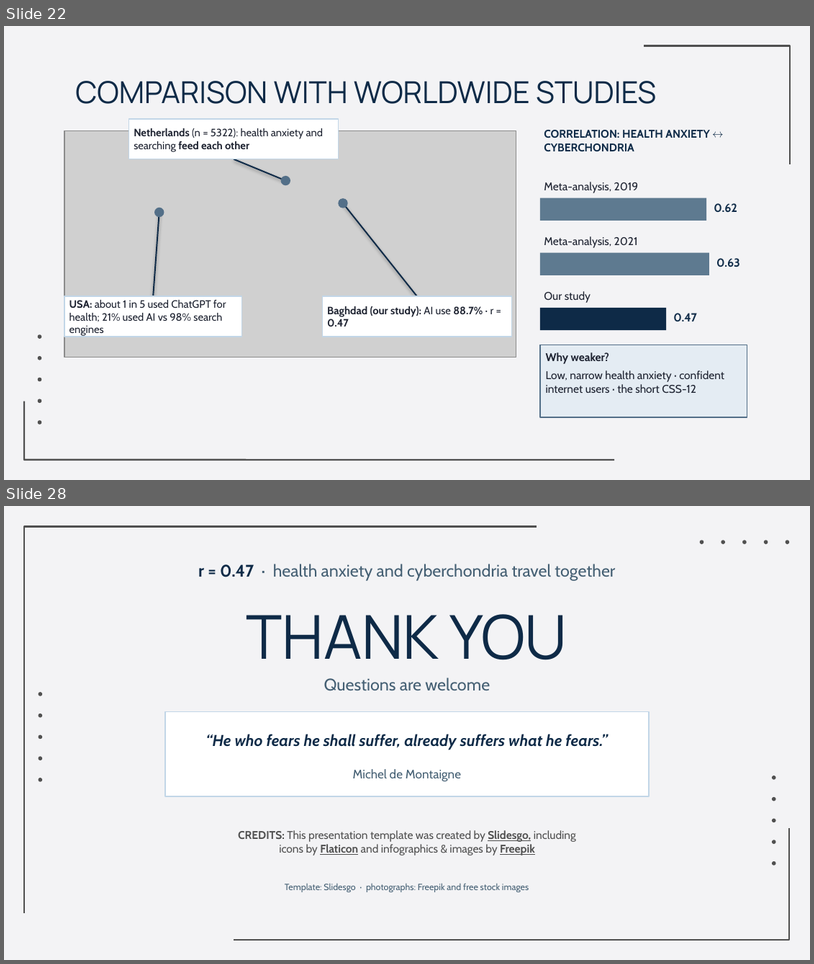
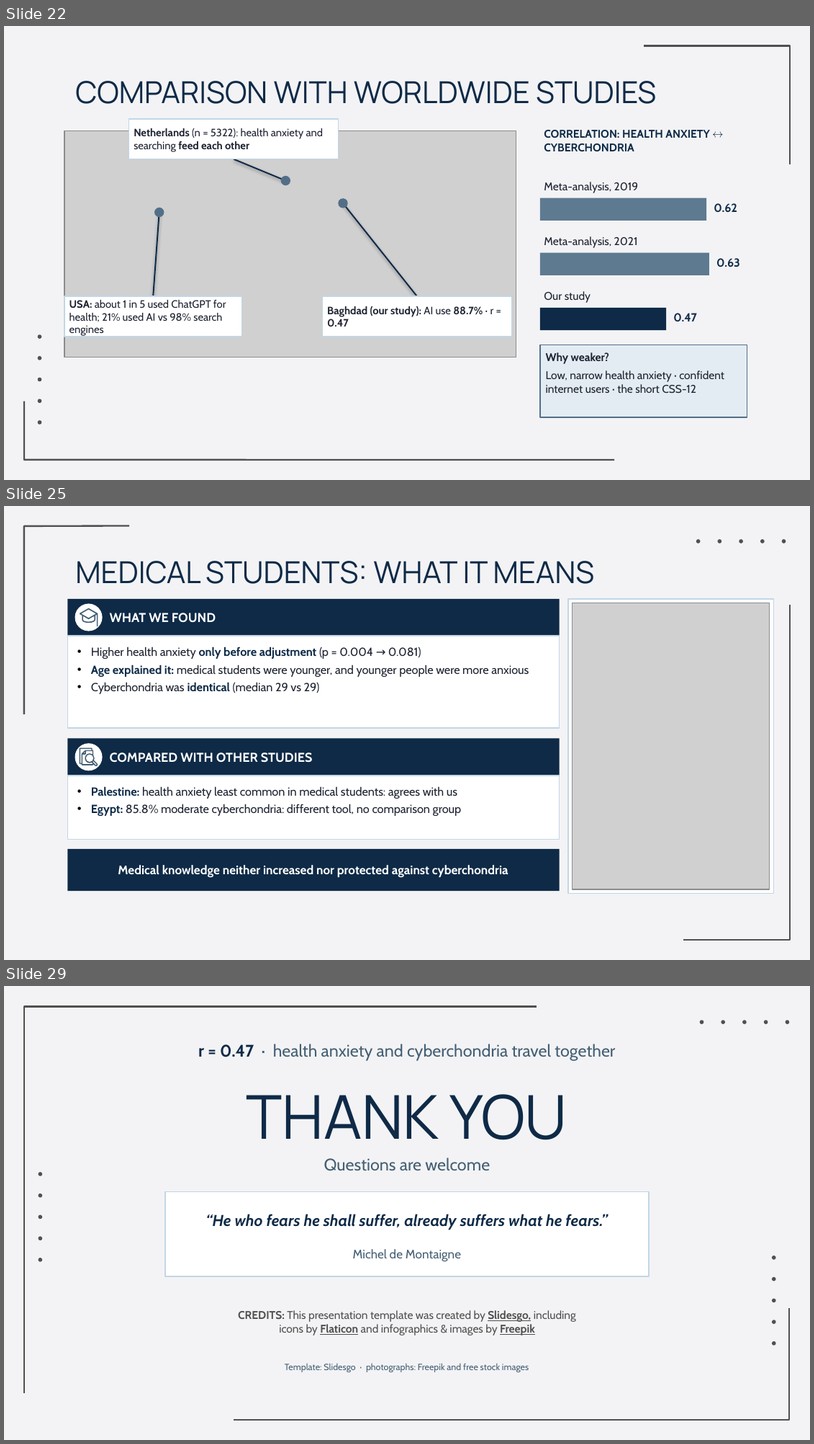
Before and after one commit to Yaseen279/History-Exam, a slide deck: research/output/study/slides/Defence_Final.pptx. Shown one above the other, each under a label of ours: slides 22 and 28 before the commit, slides 22, 25 and 29 after it; the slides between them are not shown. The pictures are 814x964 and 814x1444 pixels, drawn with LibreOffice and Linux fonts; fonts in the diff are those of the drawing; grey boxes stand for pictures; background and template pictures are left out. Boxes give left, top, right and bottom in pixels: in the first picture for what was removed or moved away, otherwise in the second. Text is boxed around its words. In the diff, an @@ line names an element or a change of style, - is before the commit and + after.

```diff
--- a/research/output/study/slides/Defence_Final.pptx
+++ b/research/output/study/slides/Defence_Final.pptx
@@ slide 25 added at <box>4,506,810,960</box>, background picture (left out) @@
@@ freeform shape added at <box>24,526,130,715</box>, outline #505050 1.5 pt @@
@@ group added at <box>697,539,786,543</box>: 5 ellipses @@
@@ title added at <box>75,561,594,584</box>, 27 pt, text #0E2A47 @@
+MEDICAL STUDENTS: WHAT IT MEANS
@@ rectangle added at <box>67,599,560,636</box>, fill #0E2A47, 11.5 pt, text #FFFFFF, bold @@
+WHAT WE FOUND
@@ ellipse added at <box>75,604,103,631</box>, fill #FFFFFF @@
@@ freeform shape added at <box>80,608,98,627</box>, fill #445F73 @@
@@ rectangle added at <box>568,599,774,893</box>, fill #FFFFFF, outline #C2D6E7 1 pt @@
@@ picture added at <box>573,602,770,889</box> @@
@@ freeform shape added at <box>684,605,790,939</box>, outline #505050 1.5 pt @@
@@ rectangle added at <box>67,636,560,728</box>, fill #FFFFFF, outline #C2D6E7 1 pt @@
@@ text added at <box>91,646,529,694</box>, 10.5 pt, text #1D2230 @@
+• Higher health anxiety only before adjustment (p = 0.004 → 0.081)
+• Age explained it: medical students were younger, and younger people were more anxious
+• Cyberchondria was identical (median 29 vs 29)
@@ rectangle added at <box>67,739,560,775</box>, fill #0E2A47, 11.5 pt, text #FFFFFF, bold @@
+COMPARED WITH OTHER STUDIES
@@ ellipse added at <box>75,743,103,770</box>, fill #FFFFFF @@
@@ freeform shape added at <box>80,748,98,767</box>, fill #445F73 @@
@@ rectangle added at <box>67,775,560,839</box>, fill #FFFFFF, outline #C2D6E7 1 pt @@
@@ text added at <box>91,786,462,816</box>, 10.5 pt, text #1D2230 @@
+• Palestine: health anxiety least common in medical students: agrees with us
+• Egypt: 85.8% moderate cyberchondria: different tool, no comparison group
@@ rectangle added at <box>67,849,560,890</box>, fill #0E2A47, 11 pt, text #FFFFFF, bold @@
+Medical knowledge neither increased nor protected against cyberchondria
@@ what was slide 28 is now slide 29 @@
```
Also in this commit, not shown: 13 slides changed, 4 other files.
